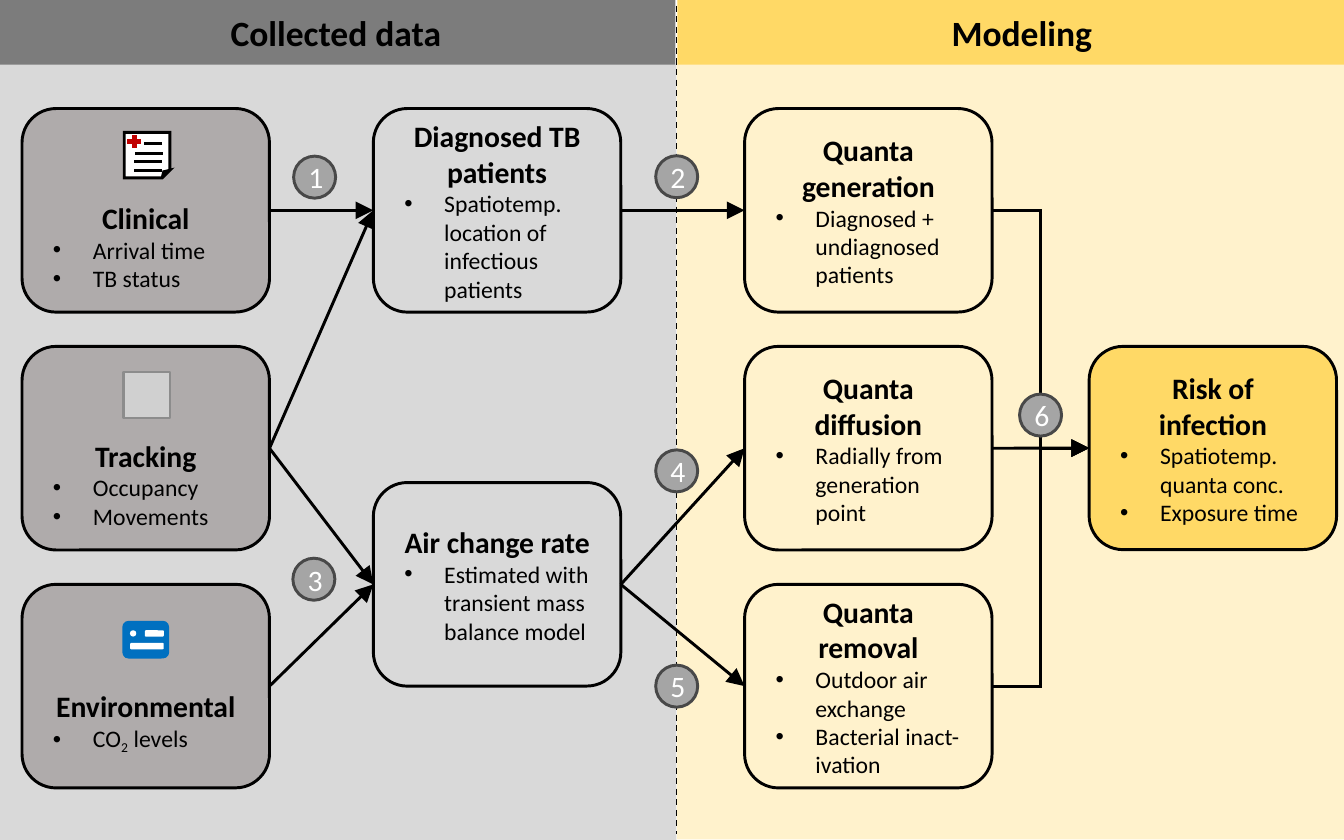
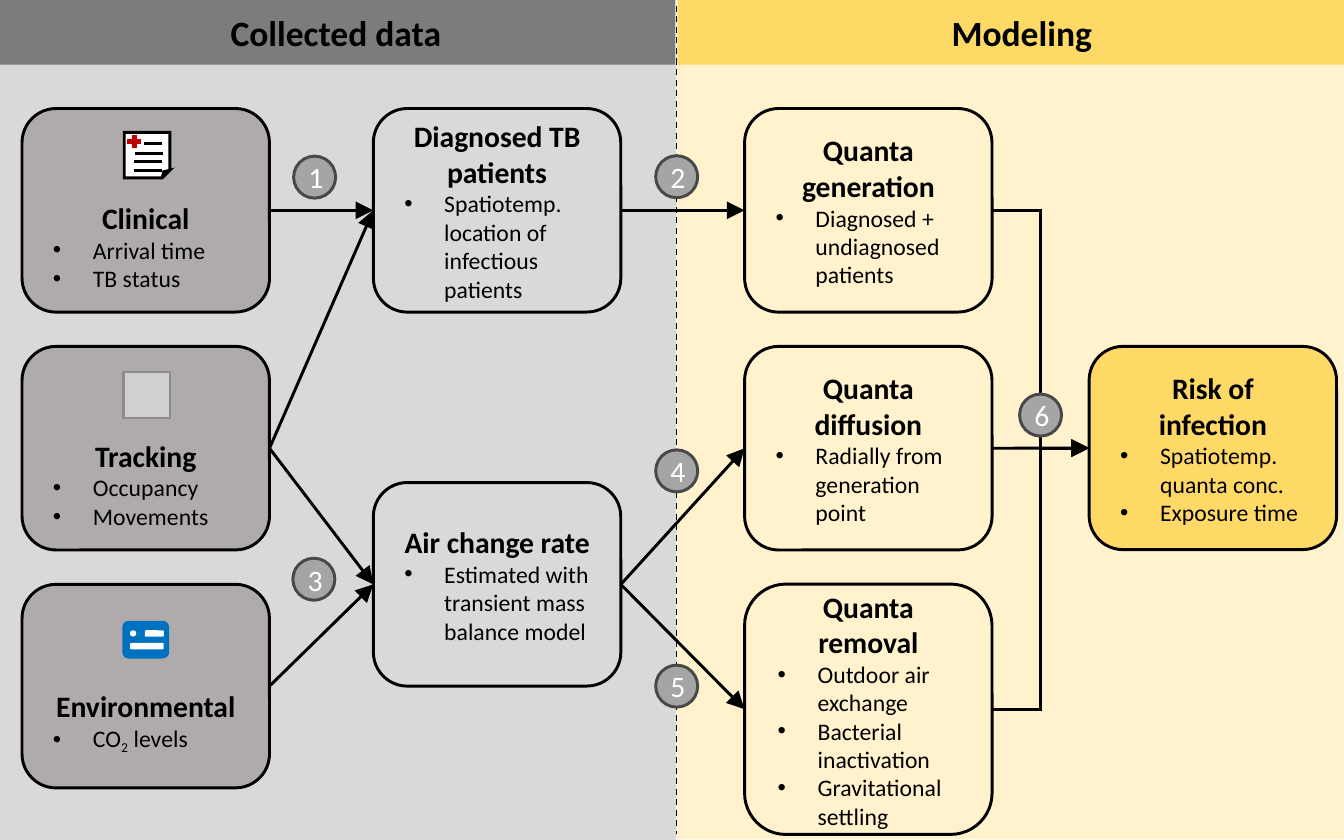
Before and after one commit to nbanho/clinic-transmission, a slide deck: slide 1 of doc/model-flow-chart.pptx. Drawn at 1344x840 pixels with LibreOffice and Linux fonts; fonts in the diff are those of the drawing; grey boxes stand for pictures. Boxes give left, top, right and bottom in pixels: in the first picture for what was removed or moved away, otherwise in the second. Text is boxed around its words. In the diff, an @@ line names an element or a change of style, - is before the commit and + after.

```diff
--- a/doc/model-flow-chart.pptx
+++ b/doc/model-flow-chart.pptx
@@ elbow arrow moved from (992, 687) - (1088, 448) to (992, 708) - (1088, 448) @@
@@ arrow moved from (621, 585) - (745, 687) to (621, 585) - (745, 708) @@
@@ rounded rectangle "Quanta removal": place and size @@
-rounded rectangle "Quanta removal" at (745,585,992,787)
+rounded rectangle "Quanta removal" at (745,585,992,834)
@@ text in rounded rectangle at (818,723,942,829): text changed @@
-• Bacterial inact-ivation
+• Bacterial inactivation
+• Gravitational settling
```
Also in this commit, not shown: 1 other file.
